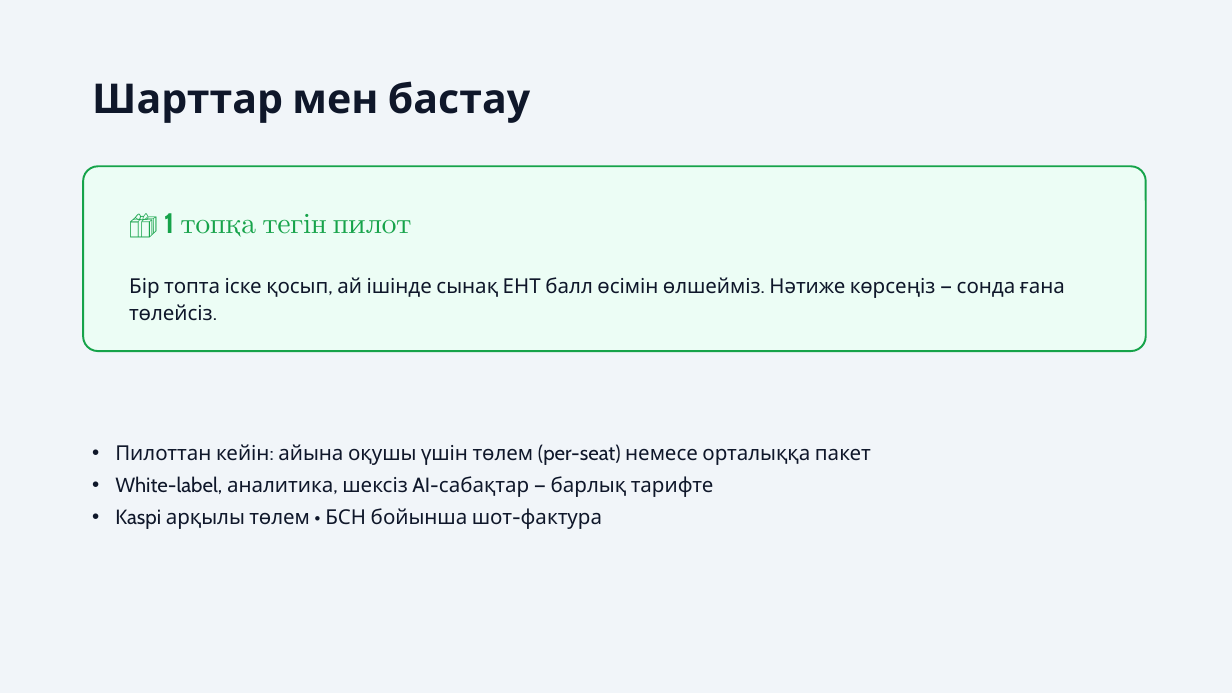
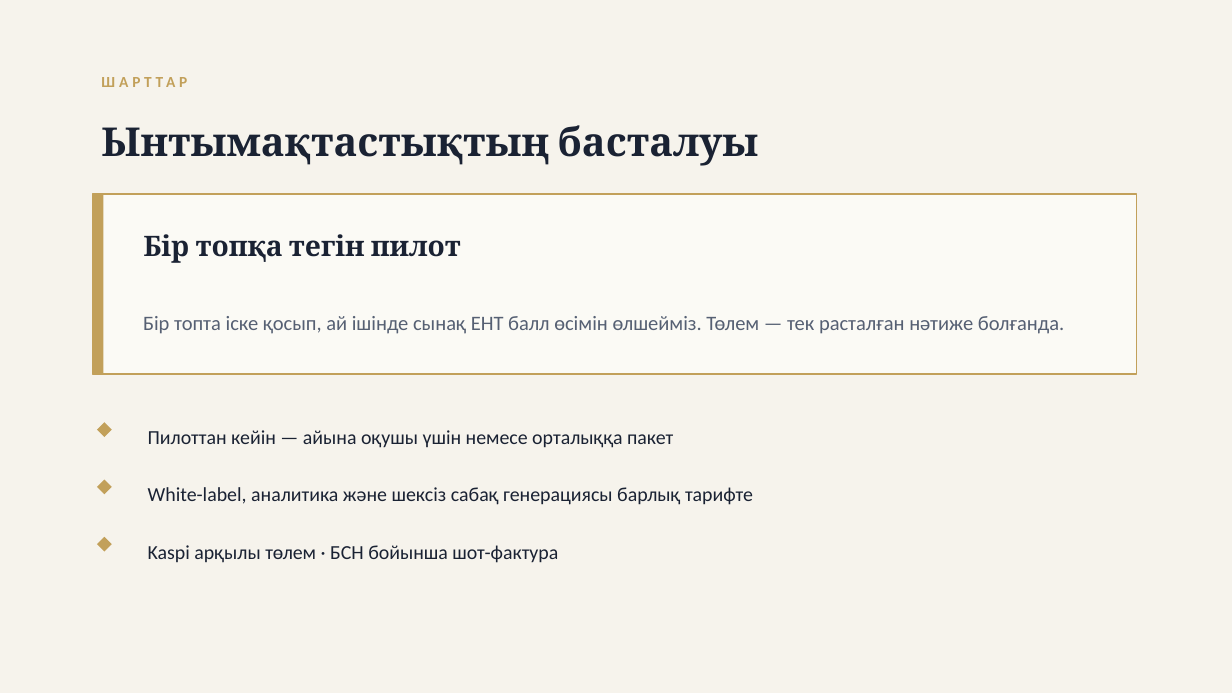
Before and after one commit to alibekovakarakat5-png/study_hub_Karakat, a slide deck: slide 10 of docs/pitch/StudyHub-Pitch-KK.pptx. Drawn at 1232x693 pixels with LibreOffice and Linux fonts; fonts in the diff are those of the drawing. Boxes give left, top, right and bottom in pixels: in the first picture for what was removed or moved away, otherwise in the second. Text is boxed around its words. In the diff, an @@ line names an element or a change of style, - is before the commit and + after.

```diff
--- a/docs/pitch/StudyHub-Pitch-KK.pptx
+++ b/docs/pitch/StudyHub-Pitch-KK.pptx
@@ background #F1F5F9 to #F6F3EC @@
@@ text at (x1=92, y1=81, x2=530, y2=123): text changed; size 32 to 12 pt; font Cabin to Calibri; text colour #0F172A to #C2A05A @@
-Шарттар мен бастау
+ШАРТТАР
@@ text added at (x1=101, y1=125, x2=759, y2=166), 31 pt, text #1A2233, bold @@
+Ынтымақтастықтың басталуы
@@ rounded rectangle removed at (x1=83, y1=166, x2=1146, y2=351) @@
@@ rectangle added at (x1=92, y1=194, x2=1137, y2=374), fill #FBFAF5, outline #C2A05A 1.25 pt @@
@@ rectangle added at (x1=92, y1=194, x2=104, y2=374), fill #C2A05A @@
@@ text at (x1=143, y1=234, x2=461, y2=263): text changed; font Cabin to Cambria; text colour #16A34A to #1A2233 @@
-🎁 1 топқа тегін пилот
+Бір топқа тегін пилот
@@ text at (x1=143, y1=316, x2=1064, y2=334): text changed; font Cabin to Calibri; text colour #0F172A to #566073 @@
-Бір топта іске қосып, ай ішінде сынақ ЕНТ балл өсімін өлшейміз. Нәтиже көрсеңіз — сонда ғана төлейсіз.
+Бір топта іске қосып, ай ішінде сынақ ЕНТ балл өсімін өлшейміз. Төлем — тек расталған нәтиже болғанда.
@@ diamond added at (x1=97, y1=422, x2=112, y2=437), fill #C2A05A @@
@@ text at (x1=148, y1=430, x2=673, y2=448): text changed; size 16 to 15.5 pt; font Cabin to Calibri; text colour #0F172A to #1A2233 @@
-• Пилоттан кейін: айына оқушы үшін төлем (per-seat) немесе орталыққа пакет
-• White-label, аналитика, шексіз AI-сабақтар — барлық тарифте
-• Kaspi арқылы төлем • БСН бойынша шот-фактура
+Пилоттан кейін — айына оқушы үшін немесе орталыққа пакет
@@ diamond added at (x1=97, y1=480, x2=112, y2=494), fill #C2A05A @@
@@ text added at (x1=148, y1=487, x2=753, y2=505), 15.5 pt, text #1A2233 @@
+White-label, аналитика және шексіз сабақ генерациясы барлық тарифте
@@ diamond added at (x1=97, y1=537, x2=112, y2=552), fill #C2A05A @@
@@ text added at (x1=148, y1=545, x2=558, y2=563), 15.5 pt, text #1A2233 @@
+Kaspi арқылы төлем · БСН бойынша шот-фактура
```
Also in this commit, not shown: 9 other slides changed, 1 slide added, 1 slide removed, 5 other files.
